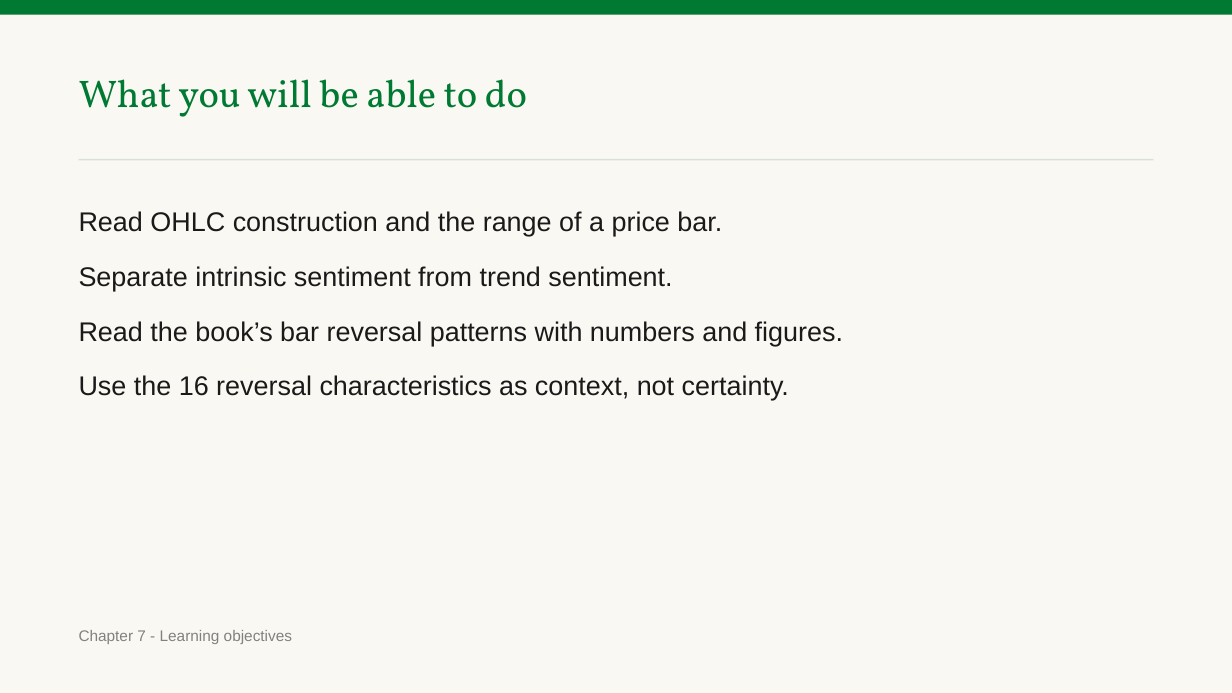
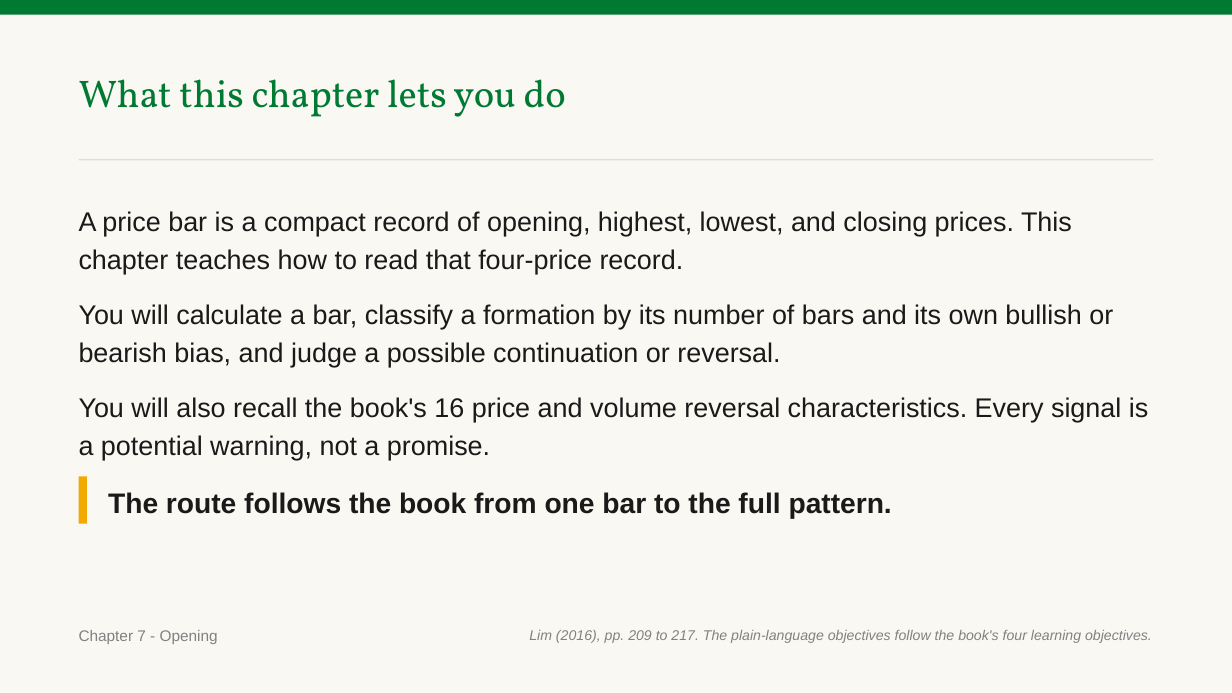
Before and after one commit to benjiesotelo-sudo/Telos_FIN1209, a slide deck: slide 2 of chapter-07/FIN1209-Chapter-07.pptx. Drawn at 1232x693 pixels with LibreOffice and Linux fonts; fonts in the diff are those of the drawing. Boxes give left, top, right and bottom in pixels: in the first picture for what was removed or moved away, otherwise in the second. Text is boxed around its words. In the diff, an @@ line names an element or a change of style, - is before the commit and + after.

Commit message:
Build Chapter 7 Part 1 price bar slides (#36)
* Build Chapter 7 Part 1 price bar slides

* Fix Chapter 7 Part 1 reader findings

* Fix Chapter 7 second reader findings

* Fix Chapter 7 third reader findings

* Define trend sentiment before use

* Improve sentiment table and worked read

* Tighten Chapter 7 chart marks

* Fix final Chapter 7 chart marks

```diff
--- a/chapter-07/FIN1209-Chapter-07.pptx
+++ b/chapter-07/FIN1209-Chapter-07.pptx
@@ text at bbox=[79, 79, 566, 117]: text changed @@
-What you will be able to do
+What this chapter lets you do
@@ text at bbox=[79, 211, 1148, 460]: text changed @@
-Read OHLC construction and the range of a price bar.
-Separate intrinsic sentiment from trend sentiment.
-Read the book’s bar reversal patterns with numbers and figures.
-Use the 16 reversal characteristics as context, not certainty.
+A price bar is a compact record of opening, highest, lowest, and closing prices. This chapter teaches how to read that four-price record.
+You will calculate a bar, classify a formation by its number of bars and its own bullish or bearish bias, and judge a possible continuation or reversal.
+You will also recall the book's 16 price and volume reversal characteristics. Every signal is a potential warning, not a promise.
@@ rectangle added at bbox=[79, 476, 87, 523], fill #F2A900 @@
@@ text added at bbox=[108, 492, 892, 519], 22 pt, text #1A1A1A, bold @@
+The route follows the book from one bar to the full pattern.
@@ text at bbox=[79, 630, 218, 644]: text changed @@
-Chapter 7 - Learning objectives
+Chapter 7 - Opening
@@ text added at bbox=[529, 630, 1152, 643], 11 pt, text #818181, italic @@
+Lim (2016), pp. 209 to 217. The plain-language objectives follow the book's four learning objectives.
```
Also in this commit, not shown: 5 other slides changed, 17 slides added, 5 slides removed, 3 other files.
